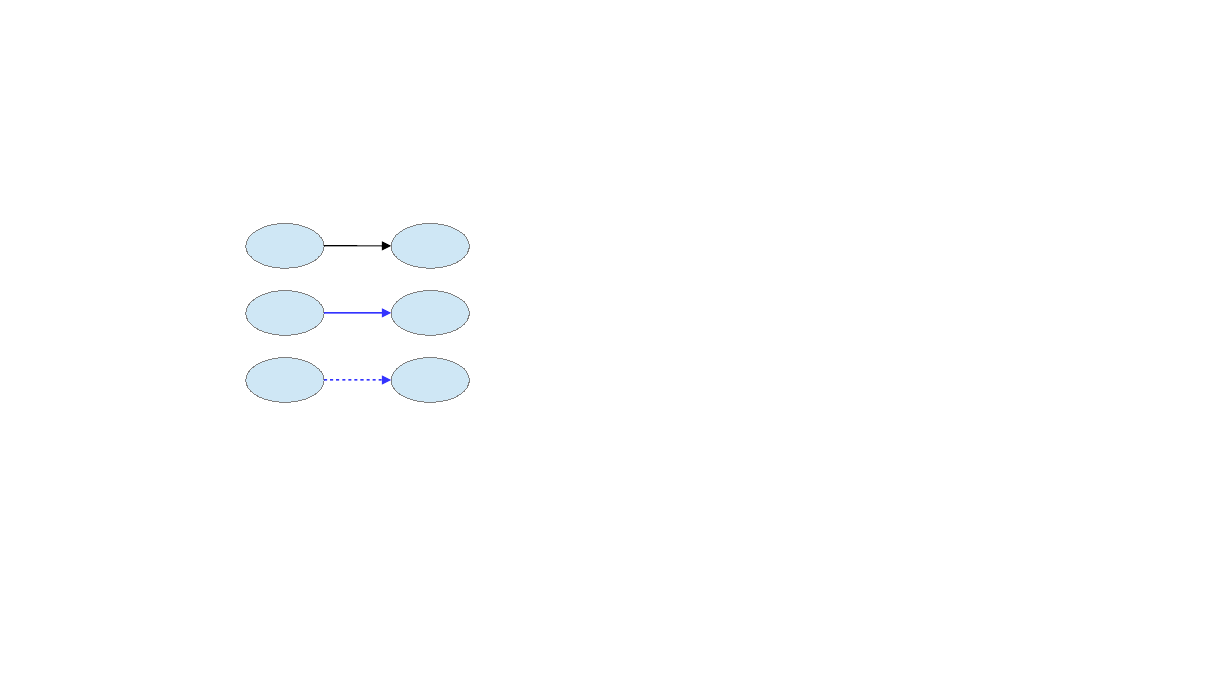
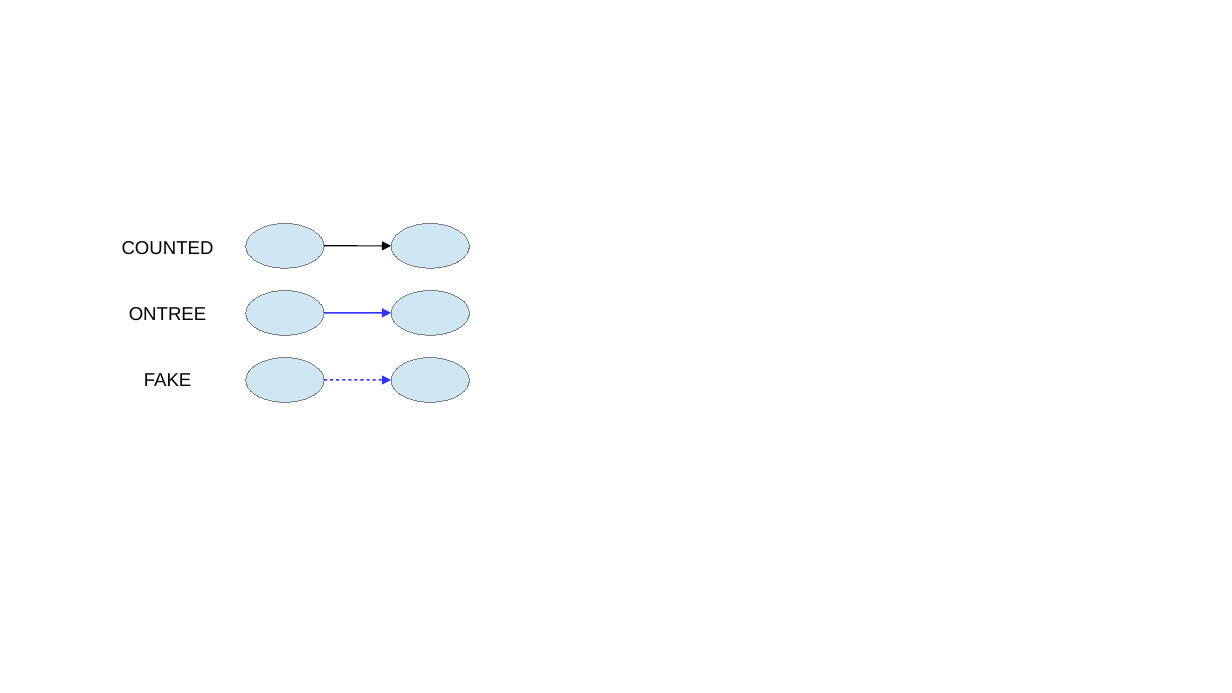
Before and after one commit to myronww/pycover, a slide deck: slide 1 of notes/Graphs.odp. Drawn at 1232x693 pixels with LibreOffice and Linux fonts; fonts in the diff are those of the drawing; background and template pictures are left out. Boxes give left, top, right and bottom in pixels: in the first picture for what was removed or moved away, otherwise in the second. Text is boxed around its words. In the diff, an @@ line names an element or a change of style, - is before the commit and + after.

Commit message:
Added labels to the directed graph legend

```diff
--- a/notes/Graphs.odp
+++ b/notes/Graphs.odp
@@ text added at (x1=122, y1=241, x2=214, y2=254), 12 pt, text #000000 @@
+COUNTED
@@ text added at (x1=129, y1=307, x2=206, y2=320), 12 pt, text #000000 @@
+ONTREE
@@ text added at (x1=144, y1=373, x2=192, y2=386), 12 pt, text #000000 @@
+FAKE
```
Also in this commit, not shown: 1 other file.
